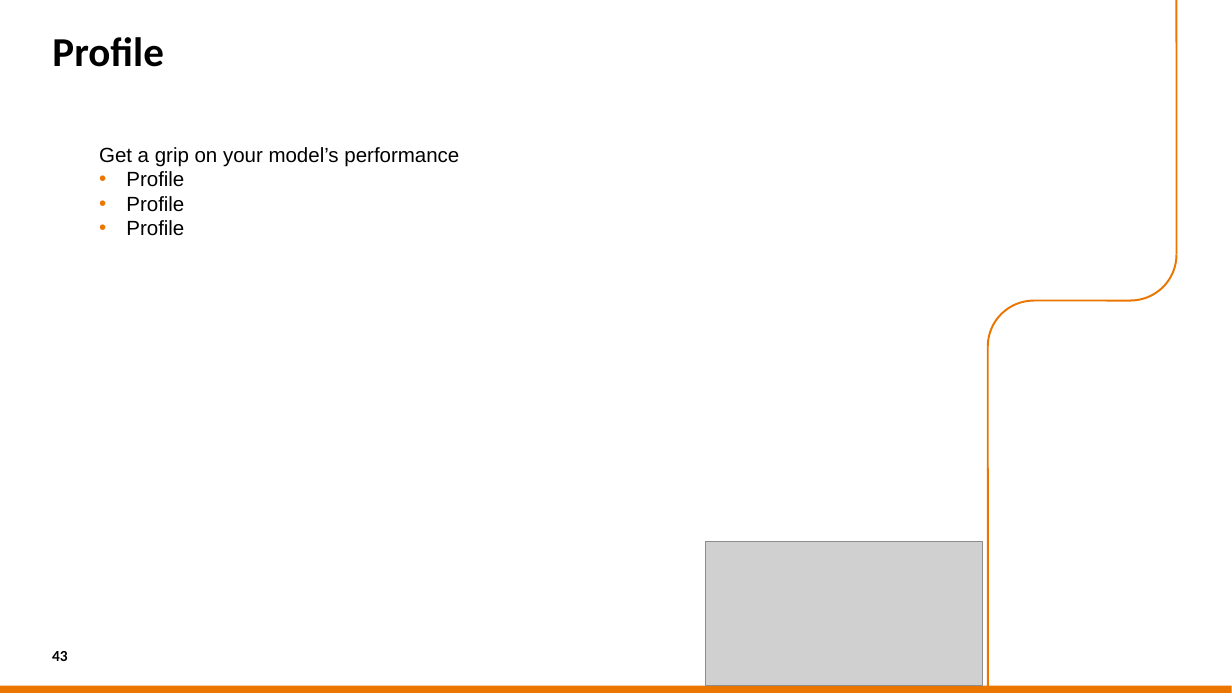
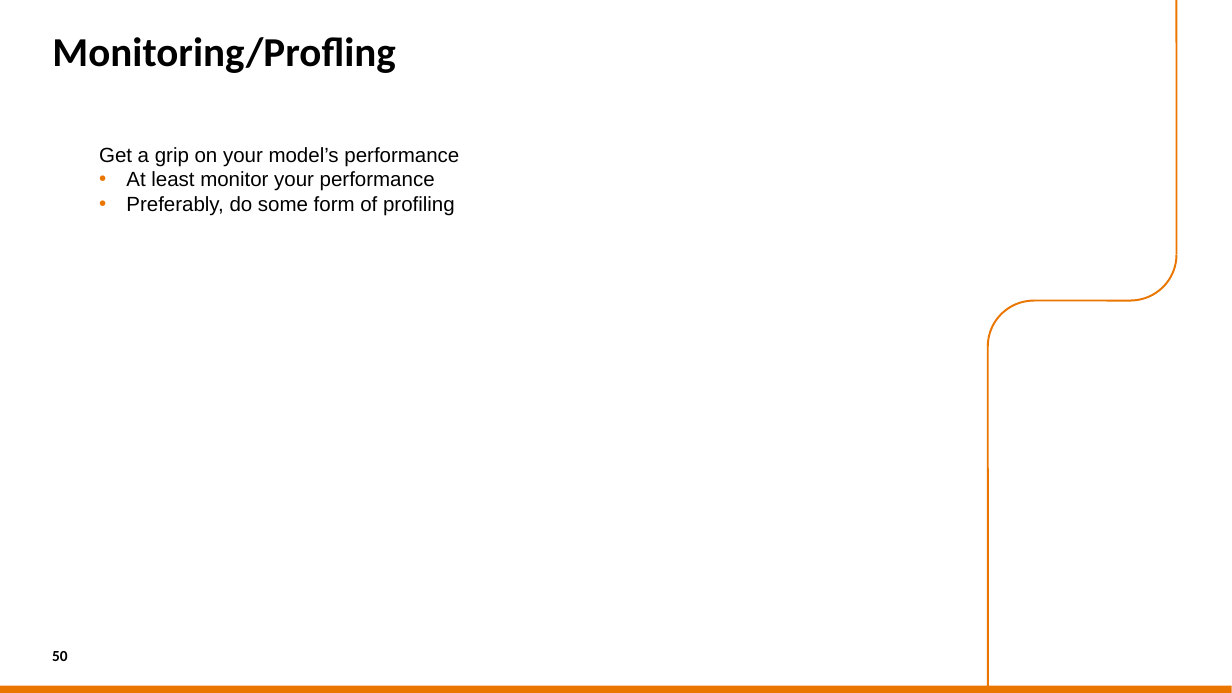
Before and after one commit to sara-nl/HPML-course-materials, a slide deck: slide 50 of Day2/slides/hw_and_software_features.pptx (slide 43 before the commit). Drawn at 1232x693 pixels with LibreOffice and Linux fonts; fonts in the diff are those of the drawing; grey boxes stand for pictures; background and template pictures are left out. Boxes give left, top, right and bottom in pixels: in the first picture for what was removed or moved away, otherwise in the second. Text is boxed around its words. In the diff, an @@ line names an element or a change of style, - is before the commit and + after.

```diff
--- a/Day2/slides/hw_and_software_features.pptx
+++ b/Day2/slides/hw_and_software_features.pptx
@@ title at bbox=[52, 37, 395, 73]: text changed @@
-Profile
+Monitoring/Profling
@@ text at bbox=[126, 171, 455, 216]: text changed @@
-  • Profile
-  • Profile
-  • Profile
+  • At least monitor your performance
+  • Preferably, do some form of profiling
@@ picture removed at bbox=[705, 542, 982, 686] @@
@@ page number at bbox=[52, 651, 68, 661]: text changed @@
-43
+50
```
Also in this commit, not shown: 8 other slides changed, 14 slides added, 1 slide removed, 1 other file.
